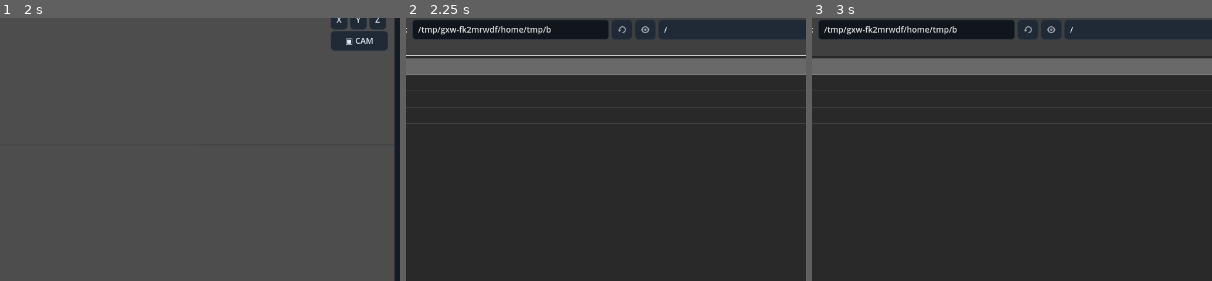
Above: before the commit, frames 1-3 (left to right).
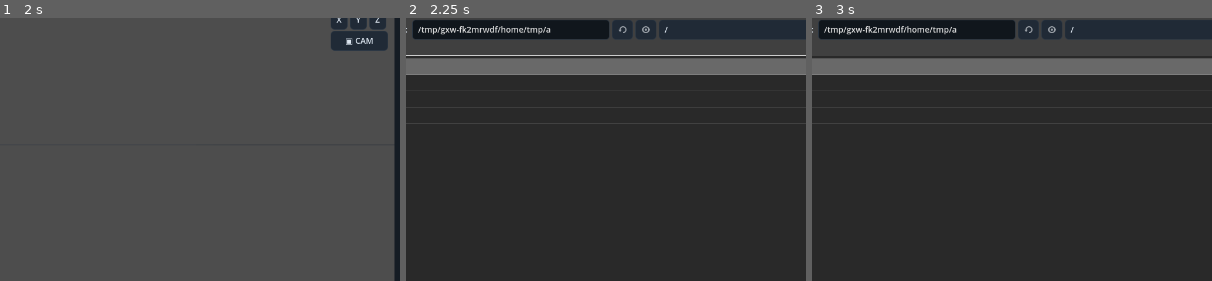
Above: after the commit, the same moments.

Repository: Onnevan/Kabuki
Game: Godot game, scene res://editor/main.tscn
Same seed, same stepped clock (60 frames per second), same inputs: the game is played once before the commit and once after it.
Inputs (mouse positions are % of the whole screen's width and height, from its top left):
- Up to frame 1 (2 s): click "↶" at 0.5 s; click "↷" at 1.25 s
- Up to frame 2 (2.25 s): click "＋ IMPORT" at 2 s
- Up to frame 3 (3 s): click (37, 77) at 2.77 s; type "12" at 2.85 s
The pictures show only the part of the screen within x 27-77%, y 16-65%; the shares and areas given below are measured in that part.

Frame 1 is identical in both runs. In frame 2, less than 0.1% of the frame differs, in the area x 35-66%, y 3-6%; in frame 3, less than 0.1%.

Commit message:
Show all bitmap canvas layers while painting

Diff:
--- a/paint/drawing_canvas.gd
+++ b/paint/drawing_canvas.gd
@@ -29,6 +29,7 @@
 var painting := false
 var raster_texture: ImageTexture
 var canvas_rasters: Dictionary = {}
+var canvas_composite_textures: Dictionary = {}
 var active_canvas_id := ""
 var lasso_points := PackedVector2Array()
 var undo_stack: Array[Image] = []
@@ -39,6 +40,7 @@
 	if canvas_id == active_canvas_id: return
 	if not active_canvas_id.is_empty() and raster != null:
 		canvas_rasters[active_canvas_id] = raster.duplicate()
+		_update_canvas_preview(active_canvas_id, raster)
 	active_canvas_id = canvas_id
 	raster = null
 	raster_texture = null
@@ -62,6 +64,7 @@
 
 func clear_canvas_session(canvas_id: String) -> void:
 	canvas_rasters.erase(canvas_id)
+	canvas_composite_textures.erase(canvas_id)
 	if active_canvas_id == canvas_id:
 		clear_canvas_without_history()
 
@@ -87,6 +90,15 @@
 	if raster == null: return
 	if raster_texture == null: raster_texture = ImageTexture.create_from_image(raster)
 	else: raster_texture.update(raster)
+	if not active_canvas_id.is_empty():
+		_update_canvas_preview(active_canvas_id, raster)
+
+func _update_canvas_preview(canvas_id: String, image: Image) -> void:
+	if canvas_composite_textures.has(canvas_id):
+		var preview: ImageTexture = canvas_composite_textures[canvas_id]
+		preview.update(image)
+	else:
+		canvas_composite_textures[canvas_id] = ImageTexture.create_from_image(image)
 
 func set_tool(value: int) -> void:
 	tool = value
@@ -181,6 +193,12 @@
 func _draw() -> void:
 	if not bitmap_mode: return
 	_ensure_raster(); _refresh_texture()
+	# Draw every working canvas as a live composite. The active canvas remains
+	# editable, while the others act as visible paper-theatre context.
+	for canvas_id in canvas_composite_textures:
+		if String(canvas_id) == active_canvas_id: continue
+		var preview: ImageTexture = canvas_composite_textures[canvas_id]
+		if preview != null: draw_texture(preview, Vector2.ZERO)
 	if raster_texture != null: draw_texture(raster_texture, Vector2.ZERO)
 	if not painting: return
 	var c := brush_color
